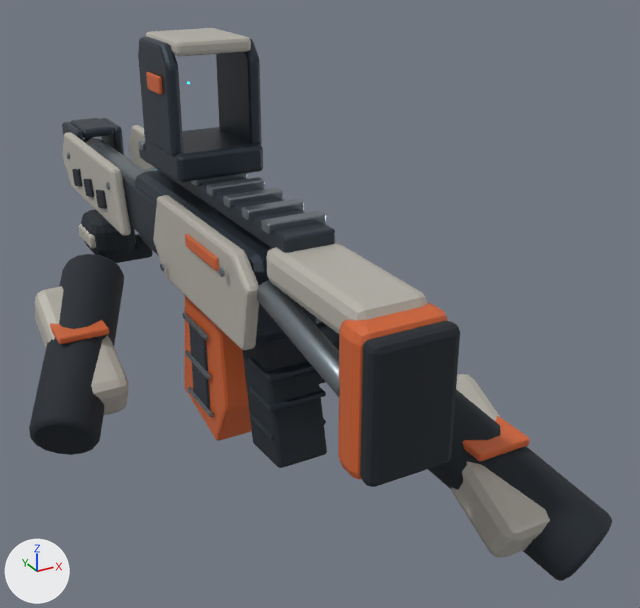
Two versions of the glTF model assets/models/space/ion-rifle.glb, one commit apart.
Both versions are drawn from a camera (50 mm lens) standing at (-0.645, -1.543, 0.631) and looking at (0.198, -0.011, -0.135). The axes (+X, +Y, +Z) are drawn at lower left. The lights are the same throughout. The first picture is the older version. Where no turn or scale is listed for an object, it has been applied to the vertices. Vertices at exactly the same position are counted once.

The first picture shows 'Cell magazine', 'IonRifle_Graphite_frame', 'IonRifle_Grip_polymer', 'IonRifle_Lunar_ceramic', 'IonRifle_Machined_alloy', 'IonRifle_Orange_armor', 'Optic_Graphite_frame', 'RightHand_Grip_polymer', 'RightHand_Lunar_ceramic', 'Sight top', 'SupportHand_Grip_polymer', 'SupportHand_Lunar_ceramic' and 5 more.
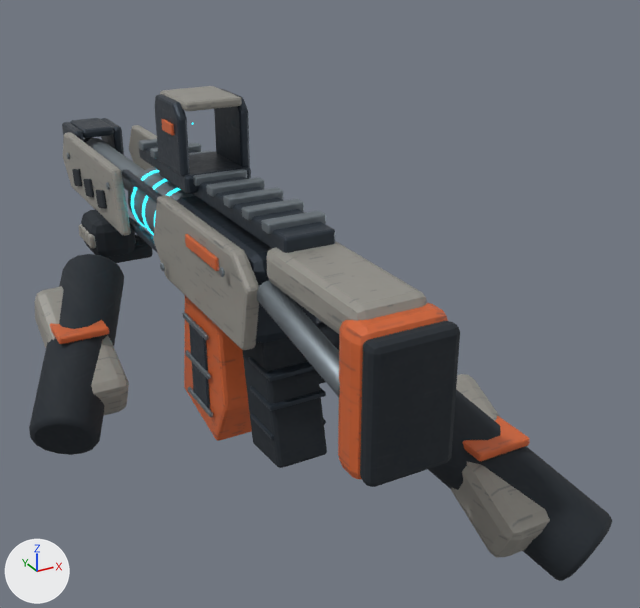
ob_optic is not drawn itself; it is the parent of ob_optic_graphite_frame, ob_optic_orange_armor, ob_reticle, ob_sight_top.

Where the newer file only moved an object's origin or applied its transform, the numbers keep the older frame.

What differs and where, as boxes (x1, y1, x2, y2) in the pictures (640 x 608 px):
```json
{"object": "IonRifle_Lunar_ceramic", "change": "surface changed", "before": [63, 125, 427, 350], "after": [63, 125, 427, 350]}
{"object": "Optic_Graphite_frame", "change": "moved, rescaled", "before": [138, 36, 263, 182], "after": [155, 89, 251, 194], "on screen": "23% narrower, 28% shorter"}
{"object": "RightHand_Lunar_ceramic", "change": "surface changed", "before": [451, 374, 550, 557], "after": [451, 374, 550, 557]}
{"object": "Sight top", "change": "surface changed, moved, rescaled", "before": [146, 28, 251, 56], "after": [160, 86, 242, 111], "on screen": "22% narrower, 10% shorter"}
{"object": "SupportHand_Lunar_ceramic", "change": "surface changed", "before": [35, 224, 129, 415], "after": [35, 224, 129, 415]}
{"object": "Optic_Orange_armor", "change": "moved, rescaled", "before": [146, 72, 163, 95], "after": [161, 119, 174, 136], "on screen": "22% narrower, 25% shorter"}
{"part": 1, "of": "me_cube_009", "change": "added", "after": [129, 218, 158, 253]}
{"part": 2, "of": "me_cube_009", "change": "added", "after": [122, 169, 162, 203]}
{"part": 3, "of": "me_cube_009", "change": "cut back", "before": [122, 170, 272, 259], "after": [176, 196, 272, 259]}
{"part": 4, "of": "me_cube_009", "change": "surface changed", "before": [63, 130, 335, 342], "after": [63, 130, 335, 342]}
```

Edits to the scene script, one JSON object a line:
```json
{"op": "add", "block": "img_lunar_ceramic_worn_paint", "code": ["img_lunar_ceramic_worn_paint = load_image('Lunar ceramic worn paint', '_unpacked/Lunar_ceramic_worn_paint', 256, 256, 'sRGB')"]}
{"op": "add", "block": "img_lunar_ceramic_surface_response", "code": ["img_lunar_ceramic_surface_response = load_image('Lunar ceramic surface response', '_unpacked/Lunar_ceramic_surface_response', 256, 256, 'Non-Color')"]}
{"op": "add", "block": "img_shared_scratches_normal", "code": ["img_shared_scratches_normal = load_image('Shared scratches normal', '_unpacked/Shared_scratches_normal', 256, 256, 'Non-Color')"]}
{"block": "mat_lunar_ceramic", "change": "nodes: BsdfPrincipled, OutputMaterial"}
{"block": "mat_lunar_ceramic", "change": "colours: grey #b6b3aa"}
{"block": "mat_lunar_ceramic", "change": "nodes: BsdfPrincipled, NormalMap, OutputMaterial, SeparateColor, TexImage x3"}
{"block": "mat_lunar_ceramic", "change": "uses the picture img_lunar_ceramic_surface_response"}
{"block": "mat_lunar_ceramic", "change": "uses the picture img_lunar_ceramic_worn_paint"}
{"block": "mat_lunar_ceramic", "change": "uses the picture img_shared_scratches_normal"}
{"block": "me_cube_009", "where": "# used by ob_ionrifle_graphite_frame; location = (-0.07, 0.32, 0.015)"}
{"op": "remove", "block": "me_cube_009", "code": "me_cube_009.from_pydata(...)  # 616 vertices, 1188 faces; spans x -0.009..0.149, y -0.66..0.735, z -0.259..0.142"}
{"op": "add", "block": "me_cube_009", "code": "me_cube_009.from_pydata(...)  # 728 vertices, 1404 faces; spans x -0.005..0.145, y -0.66..0.735, z -0.259..0.142"}
{"block": "me_cube_009", "change": "me_cube_009 part 1: a new loose piece of 56 vertices spanning x -0.004..0.014, y -0.145..0.145, z -0.069..-0.051, in mat_graphite_frame"}
{"block": "me_cube_009", "change": "me_cube_009 part 2: a new loose piece of 56 vertices spanning x -0.004..0.014, y -0.145..0.145, z 0.051..0.069, in mat_graphite_frame"}
{"block": "me_cube_009", "change": "me_cube_009 part 3: 28 vertices moved from x -0.005..0.145, y 0.04..0.065, z -0.085..0.085 to x -0.005..0.145, y -0.19..-0.165, z -0.085..0.085; 112 vertices removed from x -0.009..0.149, y -0.145..0.145, z -0.055..0.055"}
{"block": "me_cube_009", "change": "me_cube_009 part 4: 972 kept faces spanning x -0.005..0.145, y -0.66..0.735, z -0.259..0.142 get new texture (UV) coordinates"}
{"block": "me_cube_009", "change": "other edits to the shape of me_cube_009 do not show in these pictures"}
{"op": "set", "path": "ob_optic.location", "old": "(0.0, 0.12, 0.32)", "new": "(0.0, 0.12, 0.24)"}
{"op": "set", "path": "ob_optic.scale", "old": "(1.0, 1.0, 1.0)", "new": "(0.78, 0.82, 0.68)"}
```
